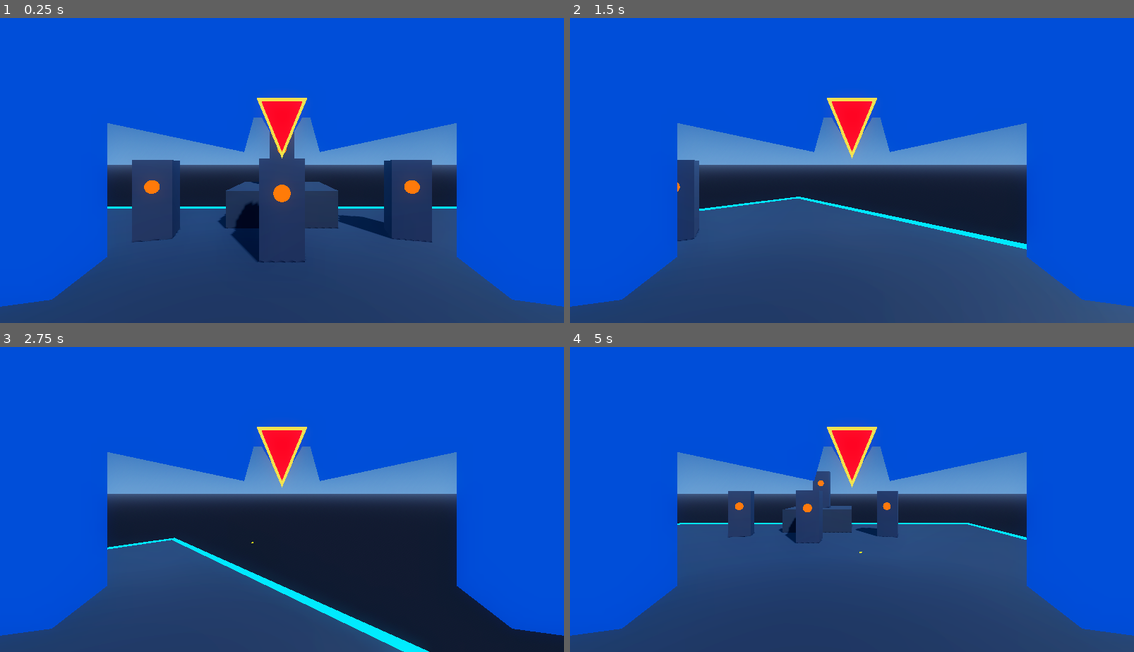
Above: before the commit, frames 1-4 (two rows, left to right).
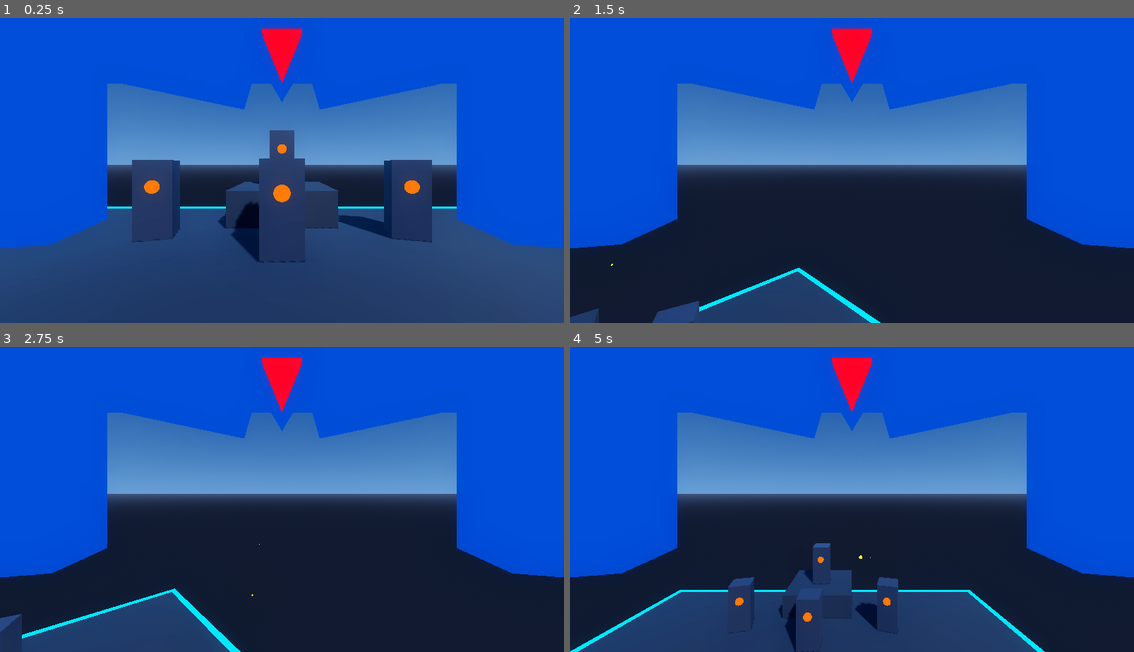
Above: after the commit, the same moments.

Repository: b6-stack/mega-man-x-remade
Game: Godot game, scene res://scenes/test_arena.tscn
The game is run twice, just before and just after one commit, with the same random seed, the same clock (stepped at 60 frames per second) and the same inputs.
Inputs (mouse positions are in pixels of both pictures, inside the frame that each line leads up to):
- Up to frame 1 (0.25 s): no input
- Up to frame 2 (1.5 s): tap Enter (ui_accept) at 0.5, 0.77, 1.07 s; move the mouse to (976, 149) at 0.52 s; hold D 0.53-1.25 s; hold Space 0.53-1.25 s; click (976, 149) at 0.67 s; tap E at 0.8 s; drag from (739, 179) to (823, 228) at 1.27 s
- Up to frame 3 (2.75 s): move the mouse to (338, 423) at 2.02 s; hold D from 2.03 s (still down); hold Space from 2.03 s (still down); tap Enter (ui_accept) at 2.1 s; click (338, 423) at 2.17 s
- Up to frame 4 (5 s): release D at 2.75 s; release Space at 2.75 s; drag from (823, 557) to (682, 444) at 2.77 s; move the mouse to (1021, 542) at 3.52 s; hold A 3.53-4.25 s; hold Q 3.53-4.25 s; click (1021, 542) at 3.67 s; tap Enter (ui_accept) at 3.77, 3.8, 4.07 s; drag from (682, 444) to (767, 414) at 4.27 s

The runs differ from the first frame. In frame 1, 16% of the frame differs, in the area x 0-100%, y 3-95%; in frame 2, 39%, in the area x 0-100%, y 3-100%; in frame 3, 26%; in frame 4, 34%.

Commit message:
Raise helmet jewel 2 inches with bezel removed, set L2 charge to 1.0s, scale jump height 3x, and separate A/B jump from trigger fire

Diff:
--- a/scenes/player.tscn
+++ b/scenes/player.tscn
@@ -27,15 +27,6 @@
 [sub_resource type="BoxMesh" id="BoxMesh_temple_side"]
 material = SubResource("StandardMaterial3D_helmet_blue")
 size = Vector3(0.045, 0.18, 0.065)
-
-[sub_resource type="StandardMaterial3D" id="StandardMaterial3D_jewel_bezel"]
-shading_mode = 0
-disable_receive_shadows = true
-albedo_color = Color(0.85, 0.75, 0.2, 1)
-
-[sub_resource type="PrismMesh" id="PrismMesh_gem_bezel"]
-material = SubResource("StandardMaterial3D_jewel_bezel")
-size = Vector3(0.036, 0.042, 0.028)
 
 [sub_resource type="StandardMaterial3D" id="StandardMaterial3D_jewel"]
 shading_mode = 0
@@ -196,42 +187,37 @@
 [node name="HelmetVisorFrame" type="Node3D" parent="XROrigin3D/XRCamera3D"]
 
 [node name="ForeheadCanopy" type="MeshInstance3D" parent="XROrigin3D/XRCamera3D/HelmetVisorFrame"]
-transform = Transform3D(1, 0, 0, 0, 0.965926, 0.258819, 0, -0.258819, 0.965926, 0, 0.082, -0.165)
+transform = Transform3D(1, 0, 0, 0, 0.965926, 0.258819, 0, -0.258819, 0.965926, 0, 0.118, -0.165)
 cast_shadow = 0
 mesh = SubResource("BoxMesh_canopy_top")
 
 [node name="CenterCrest" type="MeshInstance3D" parent="XROrigin3D/XRCamera3D/HelmetVisorFrame"]
-transform = Transform3D(1, 0, 0, 0, -1, 8.74228e-08, 0, -8.74228e-08, -1, 0, 0.038, -0.162)
+transform = Transform3D(1, 0, 0, 0, -1, 8.74228e-08, 0, -8.74228e-08, -1, 0, 0.080, -0.162)
 cast_shadow = 0
 mesh = SubResource("PrismMesh_center_crest")
 
-[node name="ForeheadGemBezel" type="MeshInstance3D" parent="XROrigin3D/XRCamera3D/HelmetVisorFrame"]
-transform = Transform3D(1, 0, 0, 0, -1, 8.74228e-08, 0, -8.74228e-08, -1, 0, 0.026, -0.160)
-cast_shadow = 0
-mesh = SubResource("PrismMesh_gem_bezel")
-
 [node name="ForeheadGem" type="MeshInstance3D" parent="XROrigin3D/XRCamera3D/HelmetVisorFrame"]
-transform = Transform3D(1, 0, 0, 0, -1, 8.74228e-08, 0, -8.74228e-08, -1, 0, 0.026, -0.158)
+transform = Transform3D(1, 0, 0, 0, -1, 8.74228e-08, 0, -8.74228e-08, -1, 0, 0.076, -0.158)
 cast_shadow = 0
 mesh = SubResource("PrismMesh_jewel")
 
 [node name="BrowArchLeft" type="MeshInstance3D" parent="XROrigin3D/XRCamera3D/HelmetVisorFrame"]
-transform = Transform3D(0.978148, 0.198669, 0.0634125, -0.207912, 0.935408, 0.285627, 0.00258189, -0.292671, 0.956209, -0.096, 0.046, -0.165)
+transform = Transform3D(0.978148, 0.198669, 0.0634125, -0.207912, 0.935408, 0.285627, 0.00258189, -0.292671, 0.956209, -0.096, 0.082, -0.165)
 cast_shadow = 0
 mesh = SubResource("BoxMesh_brow_arch")
 
 [node name="BrowArchRight" type="MeshInstance3D" parent="XROrigin3D/XRCamera3D/HelmetVisorFrame"]
-transform = Transform3D(0.978148, -0.198669, -0.0634125, 0.207912, 0.935408, 0.285627, -0.00258189, -0.292671, 0.956209, 0.096, 0.046, -0.165)
+transform = Transform3D(0.978148, -0.198669, -0.0634125, 0.207912, 0.935408, 0.285627, -0.00258189, -0.292671, 0.956209, 0.096, 0.082, -0.165)
 cast_shadow = 0
 mesh = SubResource("BoxMesh_brow_arch")
 
 [node name="TempleLeft" type="MeshInstance3D" parent="XROrigin3D/XRCamera3D/HelmetVisorFrame"]
-transform = Transform3D(0.965926, 0, 0.258819, 0, 1, 0, -0.258819, 0, 0.965926, -0.180, 0.002, -0.160)
+transform = Transform3D(0.965926, 0, 0.258819, 0, 1, 0, -0.258819, 0, 0.965926, -0.180, 0.038, -0.160)
 cast_shadow = 0
 mesh = SubResource("BoxMesh_temple_side")
 
 [node name="TempleRight" type="MeshInstance3D" parent="XROrigin3D/XRCamera3D/HelmetVisorFrame"]
-transform = Transform3D(0.965926, 0, -0.258819, 0, 1, 0, 0.258819, 0, 0.965926, 0.180, 0.002, -0.160)
+transform = Transform3D(0.965926, 0, -0.258819, 0, 1, 0, 0.258819, 0, 0.965926, 0.180, 0.038, -0.160)
 cast_shadow = 0
 mesh = SubResource("BoxMesh_temple_side")
 
--- a/scripts/buster.gd
+++ b/scripts/buster.gd
@@ -45,11 +45,12 @@
 	return null
 
 func _on_controller_button_pressed(button_name: String) -> void:
-	if button_name == "trigger_click" or button_name == "trigger" or button_name == "primary_click" or button_name == "ax_button":
+	# Trigger exclusively fires/charges the Buster (A/B are reserved for jump)
+	if button_name == "trigger_click" or button_name == "trigger":
 		start_charging()
 
 func _on_controller_button_released(button_name: String) -> void:
-	if button_name == "trigger_click" or button_name == "trigger" or button_name == "primary_click" or button_name == "ax_button":
+	if button_name == "trigger_click" or button_name == "trigger":
 		release_charge()
 
 func _unhandled_input(event: InputEvent) -> void:
@@ -57,11 +58,6 @@
 		if event.pressed:
 			start_charging()
 		else:
-			release_charge()
-	elif event is InputEventKey and event.keycode == KEY_SPACE:
-		if event.pressed and not event.echo:
-			start_charging()
-		elif not event.pressed:
 			release_charge()
 
 func _process(delta: float) -> void:
@@ -71,7 +67,7 @@
 			start_charging()
 	elif controller and is_charging:
 		var trigger_val: float = controller.get_float("trigger")
-		if trigger_val < 0.2 and not Input.is_mouse_button_pressed(MOUSE_BUTTON_LEFT) and not Input.is_key_pressed(KEY_SPACE):
+		if trigger_val < 0.2 and not Input.is_mouse_button_pressed(MOUSE_BUTTON_LEFT):
 			release_charge()
 
 	if is_charging:
@@ -88,10 +84,10 @@
 	_apply_charge_particles(1)
 
 func _process_charging(delta: float) -> void:
-	# Level 2 reached at 2.0s, Level 3 reached at +3.0s (5.0s total)
-	if charge_time < 2.0:
+	# Level 2 reached at 1.0s, Level 3 reached at +3.0s (4.0s total)
+	if charge_time < 1.0:
 		current_level = 1
-	elif charge_time < 5.0:
+	elif charge_time < 4.0:
 		current_level = 2
 	else:
 		current_level = 3
@@ -115,9 +111,9 @@
 		return
 
 	var shot_level := 1
-	if charge_time < 2.0:
+	if charge_time < 1.0:
 		shot_level = 1
-	elif charge_time < 5.0:
+	elif charge_time < 4.0:
 		shot_level = 2
 	else:
 		shot_level = 3
@@ -156,16 +152,12 @@
 
 	match level:
 		1:
-			# Right Buster (Cannon box emitter - compact crisp sparks)
 			_set_particle_system(right_particles, true, Color(1.0, 0.95, 0.2), 0.016, 20, true)
-			# Left Glove (Hand sphere emitter)
 			_set_particle_system(left_particles, true, Color(1.0, 0.95, 0.2), 0.018, 12, false)
 		2:
-			# Level 2 Green Flashing Aura
 			_set_particle_system(right_particles, true, Color(0.2, 1.0, 0.45), 0.026, 35, true)
 			_set_particle_system(left_particles, true, Color(0.2, 1.0, 0.45), 0.030, 18, false)
 		3:
-			# Level 3 Blue Plasma Sparks
 			_set_particle_system(right_particles, true, Color(0.15, 0.75, 1.0), 0.038, 50, true)
 			_set_particle_system(left_particles, true, Color(0.15, 0.75, 1.0), 0.042, 26, false)
 
--- a/scripts/player.gd
+++ b/scripts/player.gd
@@ -10,8 +10,9 @@
 @export var controller_profile: ControllerProfile = ControllerProfile.META_QUEST
 @export var move_speed: float = 4.0
 @export var snap_turn_angle: float = 45.0
-@export var jump_velocity: float = 5.0
-@export var gravity: float = 12.0
+# 3x jump height: peak height ~3.8m (was ~1.27m at 5.0m/s)
+@export var jump_velocity: float = 8.8
+@export var gravity: float = 10.5
 
 @onready var xr_origin: XROrigin3D = $XROrigin3D
 @onready var xr_camera: XRCamera3D = $XROrigin3D/XRCamera3D
@@ -69,7 +70,7 @@
 		print("Mega Man X VR: OpenXR not found/active. Desktop preview mode.")
 
 func _on_controller_button_pressed(button_name: String) -> void:
-	# VR Jump on primary face button (A on Touch / primary click)
+	# Dedicated VR Jump on A, B, X, Y buttons or primary stick click
 	if button_name == "ax_button" or button_name == "by_button" or button_name == "primary_click":
 		if is_on_floor():
 			velocity.y = jump_velocity
@@ -82,7 +83,7 @@
 		if velocity.y < 0.0:
 			velocity.y = 0.0
 		# Desktop jump fallback on Space / Enter
-		if Input.is_action_just_pressed("ui_accept") or Input.is_key_pressed(KEY_ENTER):
+		if Input.is_action_just_pressed("ui_accept") or Input.is_key_pressed(KEY_SPACE) or Input.is_key_pressed(KEY_ENTER):
 			velocity.y = jump_velocity
 
 	# Locomotion Movement (Left Stick / WASD)
Not shown: 1 places in scenes/player.tscn that only renumber resources
